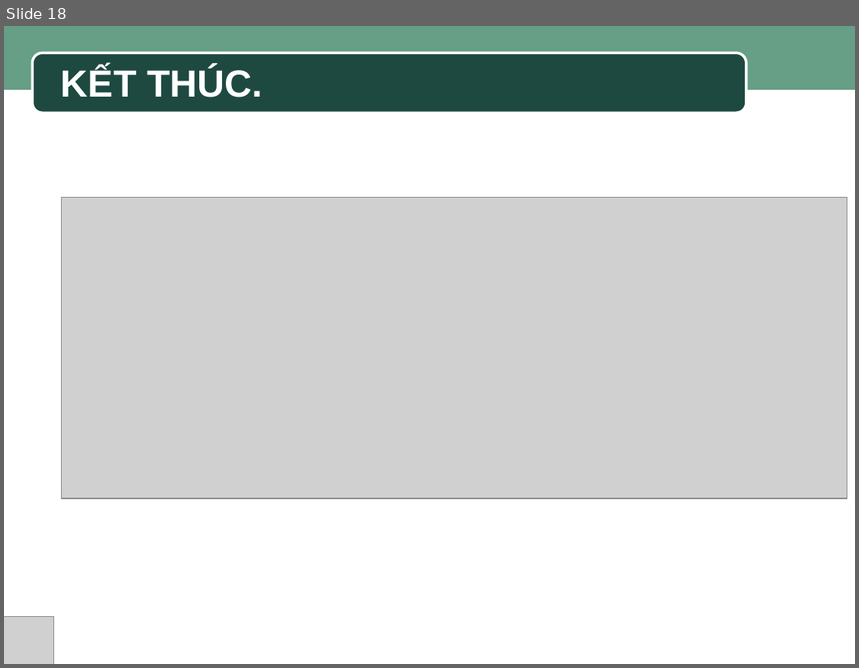
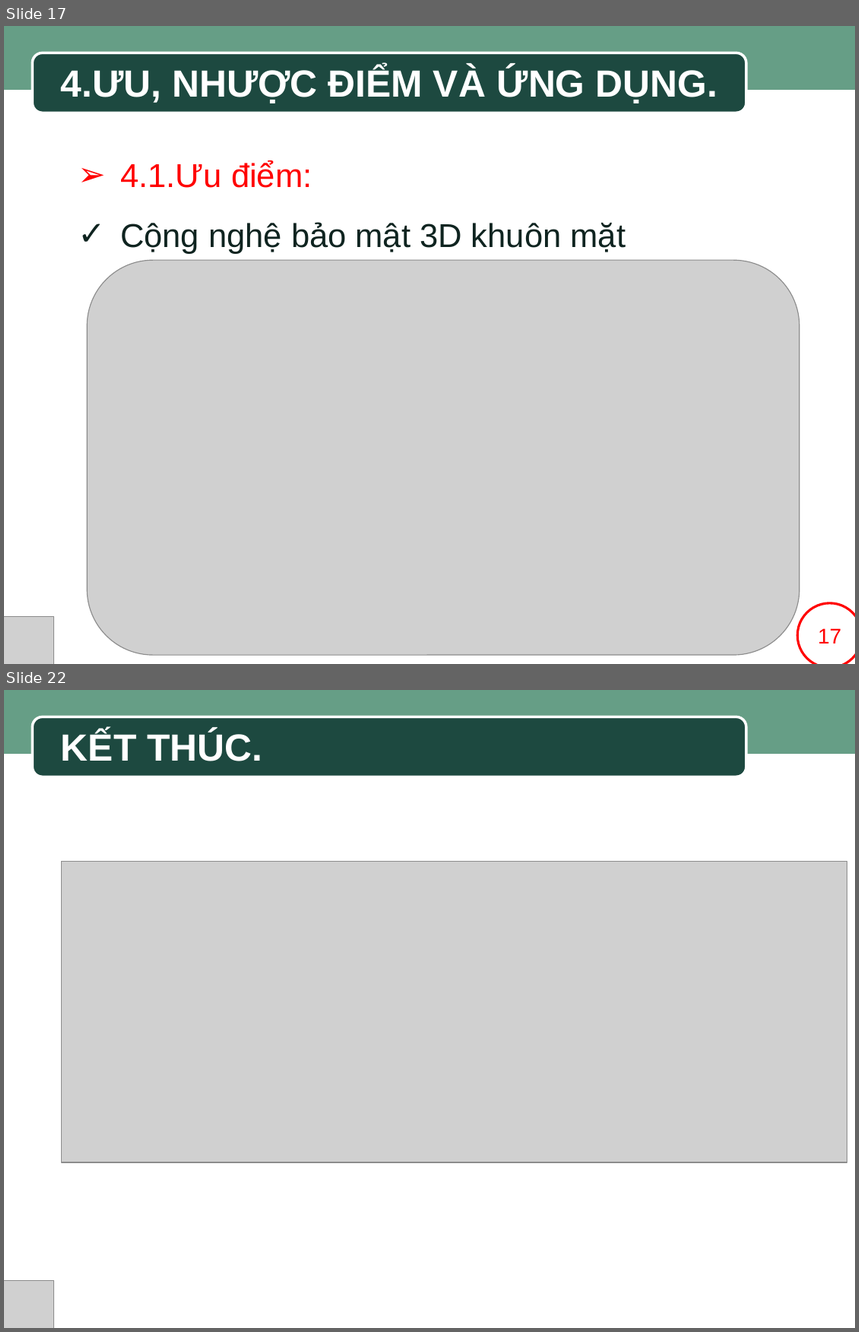
Before and after one commit to SaintLaurentxTran/hutech-23dthd4-nhom7, a slide deck: BÀI THUYẾT TRÌNH MẪU.pptx. Shown one above the other, each under a label of ours: slide 18 before the commit, slides 17 and 22 after it; the slides between them are not shown. The pictures are 859x668 and 859x1332 pixels, drawn with LibreOffice and Linux fonts; fonts in the diff are those of the drawing; grey boxes stand for pictures; background and template pictures are left out. Boxes give left, top, right and bottom in pixels: in the first picture for what was removed or moved away, otherwise in the second. Text is boxed around its words. In the diff, an @@ line names an element or a change of style, - is before the commit and + after.

```diff
--- a/BÀI THUYẾT TRÌNH MẪU.pptx
+++ b/BÀI THUYẾT TRÌNH MẪU.pptx
@@ slide 17 added at box(4, 26, 855, 664), background #FFFFFF; not listed: 2 template elements that a slide beside it also shows @@
@@ text added at box(61, 67, 717, 104), 32 pt, text #FFFFFF, bold @@
+4.ƯU, NHƯỢC ĐIỂM VÀ ỨNG DỤNG.
@@ text added at box(120, 161, 626, 254), 28 pt, text #0E2420 @@
+➢ 4.1.Ưu điểm:
+✓ Cộng nghệ bảo mật 3D khuôn mặt
@@ picture added at box(88, 260, 800, 655) @@
@@ picture added at box(4, 617, 54, 664) @@
@@ rectangle added at box(792, 617, 855, 664), fill #FFFFFF @@
@@ ellipse added at box(797, 603, 855, 664), fill #FFFFFF, outline #FF0000 2 pt, 18 pt, text #FF0000 @@
+17
@@ what was slide 18 is now slide 22 @@
```
Also in this commit, not shown: 2 slides changed, 3 other slides added.
